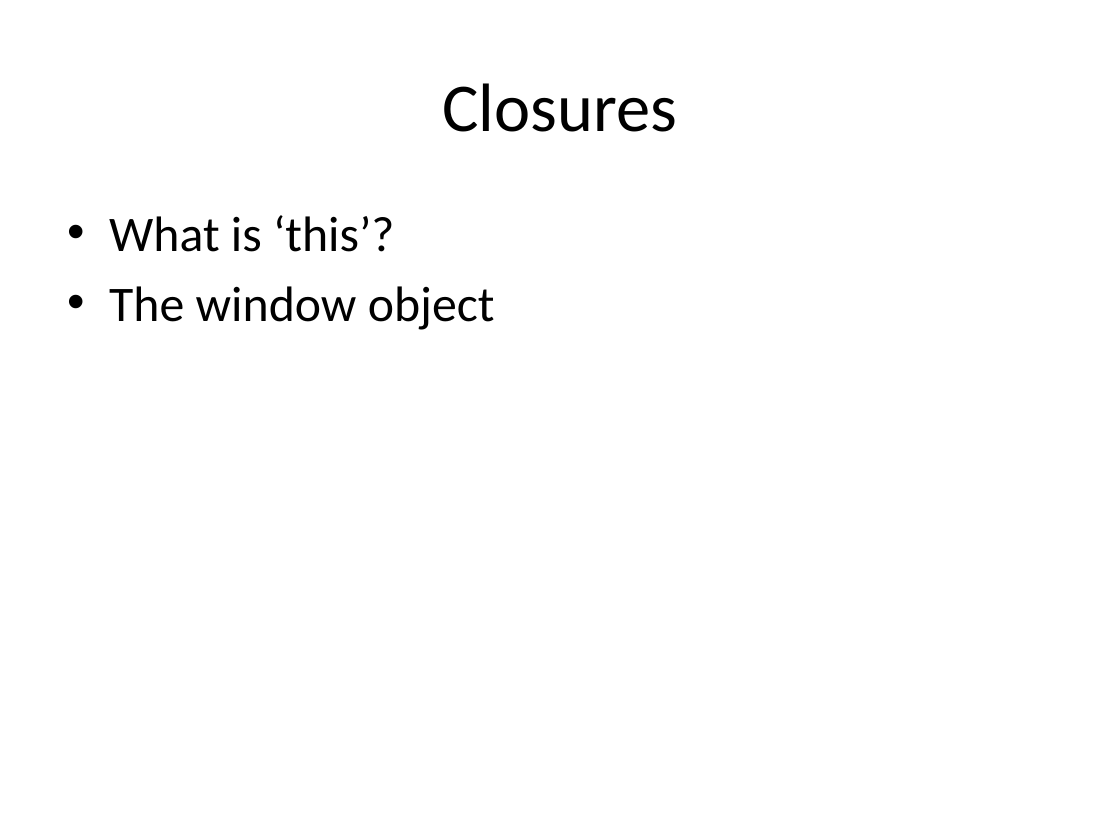
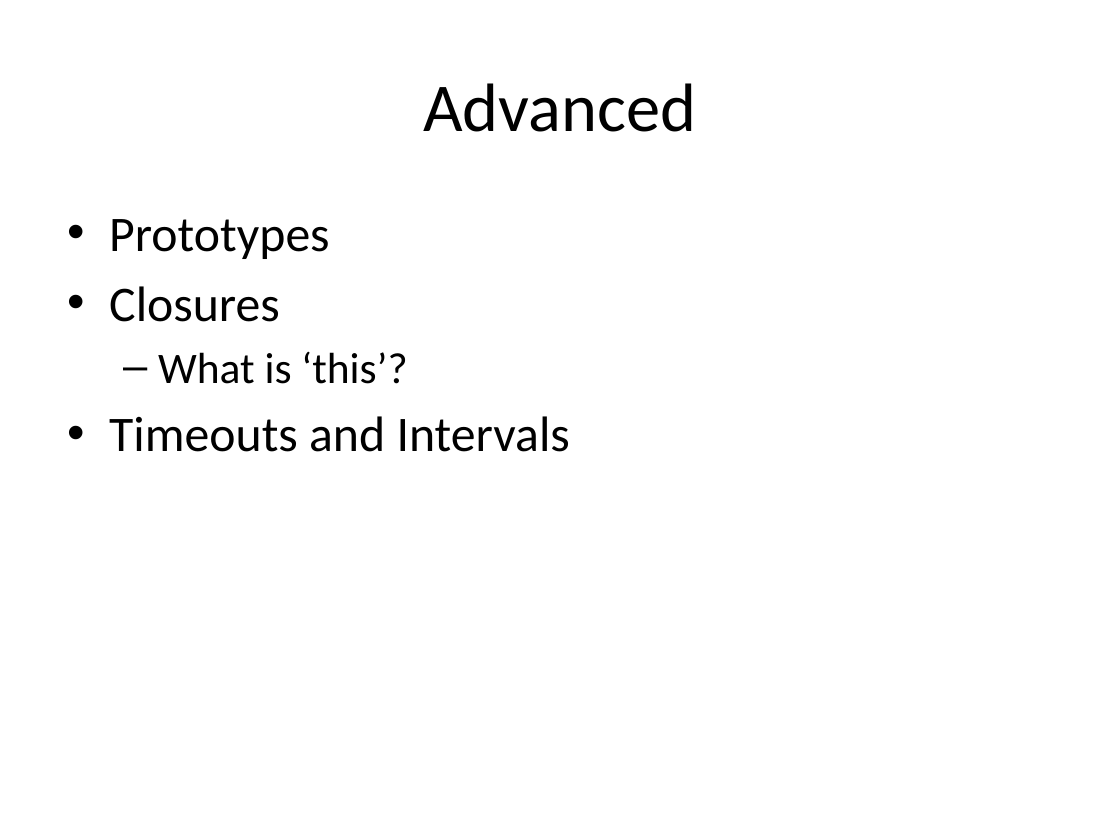
Before and after one commit to dejanvasic85/js-presentation, a slide deck: slide 5 of Fundamentals/Fundamentals-Presentation.pptx (slide 6 before the commit). Drawn at 1120x840 pixels with LibreOffice and Linux fonts; fonts in the diff are those of the drawing. Boxes give left, top, right and bottom in pixels: in the first picture for what was removed or moved away, otherwise in the second. Text is boxed around its words. In the diff, an @@ line names an element or a change of style, - is before the commit and + after.

```diff
--- a/Fundamentals/Fundamentals-Presentation.pptx
+++ b/Fundamentals/Fundamentals-Presentation.pptx
@@ title at bbox=[423, 83, 696, 132]: text changed @@
-Closures
+Advanced
@@ text at bbox=[109, 219, 329, 322]: paragraphs added @@
+• Prototypes
+• Closures
@@ text at bbox=[158, 351, 407, 384]: size 32 to 28 pt in "What is ‘this’?"; bullet • to –; list level 1 to 2 in "What is ‘this’?" @@
@@ text at bbox=[109, 416, 570, 452]: text changed @@
-• The window object
+• Timeouts and Intervals
```
Also in this commit, not shown: 1 other slide changed, 2 slides removed, 6 other files.
